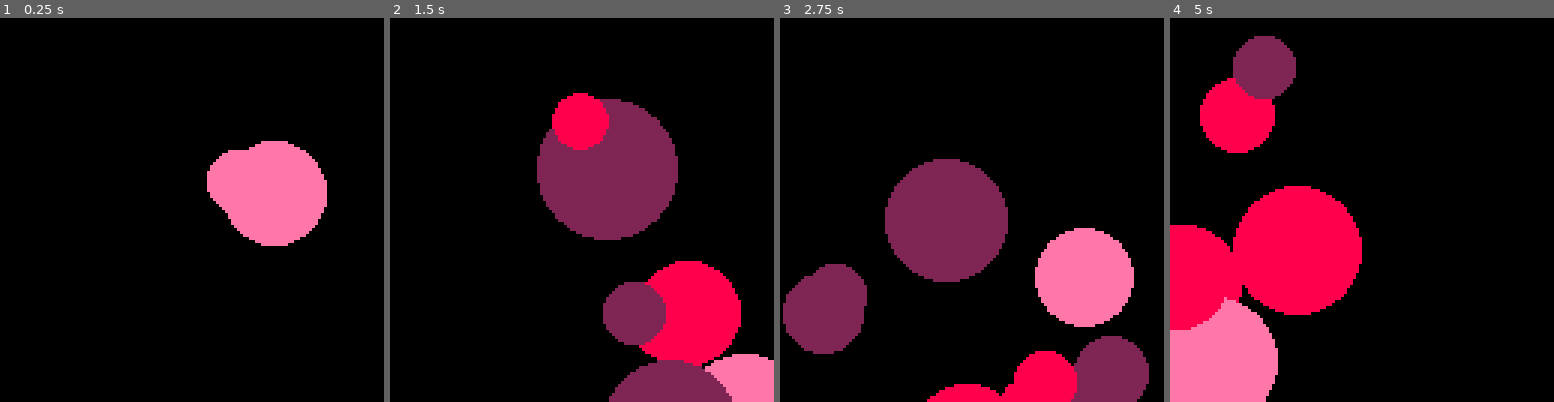
Above: before the commit, frames 1-4 (left to right).
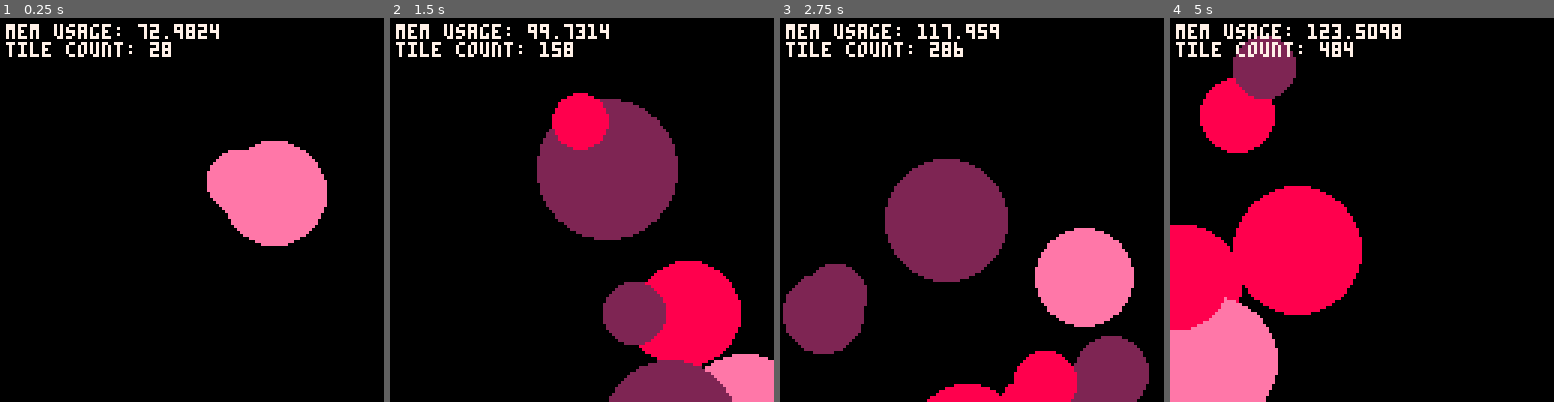
Above: after the commit, the same moments.

Repository: Siapran/p8-canvas
Game: PICO-8 cartridge demo.p8
Two runs of this game, one before a commit and one after it. Both use one fixed random seed, a clock stepped at 60 frames per second and the inputs below.
Inputs:
- Up to frame 1 (0.25 s): no input
- Up to frame 2 (1.5 s): no input
- Up to frame 3 (2.75 s): no input
- Up to frame 4 (5 s): no input

The runs differ from the first frame. In frame 1, 1.5% of the frame differs, in the area x 1-58%, y 1-11%; in frame 2, 1.5%; in frame 3, 1.6%; in frame 4, 1.7%, in the area x 1-61%, y 1-11%.

Commit message:
minor optimizations, formatting, update demo.

Diff:
--- a/canvas.lua
+++ b/canvas.lua
@@ -1,61 +1,60 @@
 function make_canvas(cache_bank, render_bank, transparency)
-	local cache_addr, render_addr = cache_bank << 8, render_bank << 8
+	local cache_addr, render_addr = cache_bank<<8, render_bank<<8
 
 	local function dup(x, n)
 		if (n > 0) return x, dup(x, n-1)
 	end
 	local empty_tile = chr(dup(transparency | transparency<<4, 32))
 
-	local function read_tile(src, w, h)
-		local function read(acc, src, h)
-			if (h > 0) return read(acc .. chr(peek(src, w)), src+64, h-1)
-			return acc
+	local function read_tile(src)
+		local res = ""
+		for i=1,8 do
+			res ..= chr(peek(src, 4))
+			src += 64
 		end
-		return read("", src, h)
+		return res
 	end
 
-	local function write_tile(tile, dst, w, h)
+	local function write_tile(tile, dst)
 		local off = 1
-		for i=0,h-1 do
-			poke(dst + (i<<6), ord(tile, off, w))
-			off += w
+		for i=1,8 do
+			poke(dst, ord(tile, off, 4))
+			dst += 64
+			off += 4
 		end
 	end
 
-	local tiles, cache, old, new = {}, {}, {}, {}
-	new.next, old.prev = old, new
+	local tiles, cache, list = {}, {}, {}
+	list.next, list.prev = list, list
 
-	local function set_newest(node)
-		node.next = new.next
-		node.next.prev = node
-		new.next, node.prev = node, new
+	local function push_node(node)
+		node.prev, node.next = list, list.next
+		list.next, node.next.prev = node, node
 	end
 
-	local function cut_node(node)
+	local function remove_node(node)
 		node.prev.next, node.next.prev = node.next, node.prev
 	end
 
 	for i=0,255 do
-		set_newest{ sprnum = i,
-			addr = cache_addr  |  i<<5 & 0xfe00  |  i<<2 & 0x3c }
-		-- assert(addr == cache_addr | ((i&-16)<<5) | ((i&15)<<2))
+		push_node{ sprnum = i,
+			addr = cache_addr | i<<5 & 0xfe00 | i<<2 & 0x3c }
 	end
 
 	local function cached_tile(tile)
 		local node = cache[tile]
 		if not node then
-			node = old.prev
+			node = list.prev
 			if (node.owner) cache[node.owner] = nil
-			write_tile(tile, node.addr, 4, 8)
+			write_tile(tile, node.addr)
 			node.owner = tile
 			cache[tile] = node
 		end
-		cut_node(node)
-		set_newest(node)
+		remove_node(node)
+		push_node(node)
 		return node.sprnum
 	end
 
-	-- cam_aware_clip(x, y, w, h, clip_prev)
 	local function cam_aware_clip(x, y, ...)
 		clip(x-%0x5f28, y-%0x5f2a, ...)
 	end
@@ -77,14 +76,14 @@
 		if (not h) return canv_draw(%0x5f28, %0x5f2a, 128, 128)
 		local clipbak = $0x5f20
 		cam_aware_clip(x, y, w, h, true)
-		draw_impl(x & -8, y & -8, x+w & -8, y+h & -8)
+		draw_impl(x&-8, y&-8, x+w & -8, y+h & -8)
 		poke4(0x5f20, clipbak)
 	end
 
 	return {
 		draw = canv_draw,
 		update = function(x, y, w, h, draw)
-			local x0, y0, x1, y1 = x & -8, y & -8, x+w & -8, y+h & -8
+			local x0, y0, x1, y1 = x&-8, y&-8, x+w & -8, y+h & -8
 
 			local clipbak, cambak, vidbak = $0x5f20, $0x5f28, @0x5f55
 			clip()
@@ -100,7 +99,7 @@
 			for y=y0,y1,8 do
 				local yoff, sy = y-y0 << 6, y>>>16
 				for x=x0,x1,8 do
-					local tile = read_tile(render_addr  |  yoff  |  x-x0 >>> 1, 4, 8)
+					local tile = read_tile(render_addr | yoff | x-x0 >>> 1)
 					tiles[x | sy] = tile ~= empty_tile and tile or nil
 				end
 			end
@@ -110,17 +109,14 @@
 			poke4(0x5f20, clipbak)
 		end,
 		pget = function(x, y)
-			-- local tile = tiles[(x&-8)|((y&-8)>>>16)]
-			local tile = tiles[x & -8  |  y>>>16 & 0x0.fff8]
+			local tile = tiles[x&-8 | y>>>16 & 0x0.fff8]
 			if tile then
-				return ord(tile, (y<<2 & 0x1c  |  x>>>1 & 0x03)+1)>>>(x<<2 & 0x4) & 15
-				-- return (
-				-- 	ord(tile, (((y&7)<<2)|((x&7)>>>1))+1)
-				-- 	>>> ((x&1)<<2)
-				-- ) & 15
+				return ord(tile, (y<<2 & 0x1c | x>>>1 & 0x03) + 1)
+					>>> (x<<2 & 0x4) & 15
 			end
 			return transparency
-		end
+		end,
+		tiles = tiles
 	}
 
 end
--- a/demo.p8
+++ b/demo.p8
@@ -28,22 +28,24 @@
 		end)
 	end
 	frame += 1
+end
 
+function count_tiles()
+	local res = 0
+	for k,_ in pairs(canvas.tiles) do
+		res += 1
+	end
+	return res
 end
 
 function _draw()
 	cls()
+
 	camera(cx, cy)
 	-- canvas.draw(cx, cy, 128, 128)
 	canvas.draw()
+
+	camera()
+	print("mem usage: " .. stat(0), 2, 2, 7)
+	print("tile count: " .. count_tiles())
 end
-
-
-
-__gfx__
-00000000000000000000000000000000000000000000000000000000000000000000000000000000000000000000000000000000000000000000000000000000
-00000000000000000000000000000000000000000000000000000000000000000000000000000000000000000000000000000000000000000000000000000000
-00700700000000000000000000000000000000000000000000000000000000000000000000000000000000000000000000000000000000000000000000000000
-00077000000000000000000000000000000000000000000000000000000000000000000000000000000000000000000000000000000000000000000000000000
-00077000000000000000000000000000000000000000000000000000000000000000000000000000000000000000000000000000000000000000000000000000
-00700700000000000000000000000000000000000000000000000000000000000000000000000000000000000000000000000000000000000000000000000000
--- a/pget_test.p8
+++ b/pget_test.p8
@@ -24,7 +24,7 @@
 	canvas.update(0, 0, 32, 32, function()
 		for y=0,31 do
 			for x=0,31 do
-				pset(x,y,rnd(16)\1)
+				pset(x,y,rnd(16)&-1)
 			end
 		end
 	end)
@@ -32,7 +32,7 @@
 	srand()
 	for y=0,31 do
 		for x=0,31 do
-			assert(canvas.pget(x,y) == rnd(16)\1)
+			assert(canvas.pget(x,y) == rnd(16)&-1)
 		end
 	end
 end
Not shown, changed: README.md
